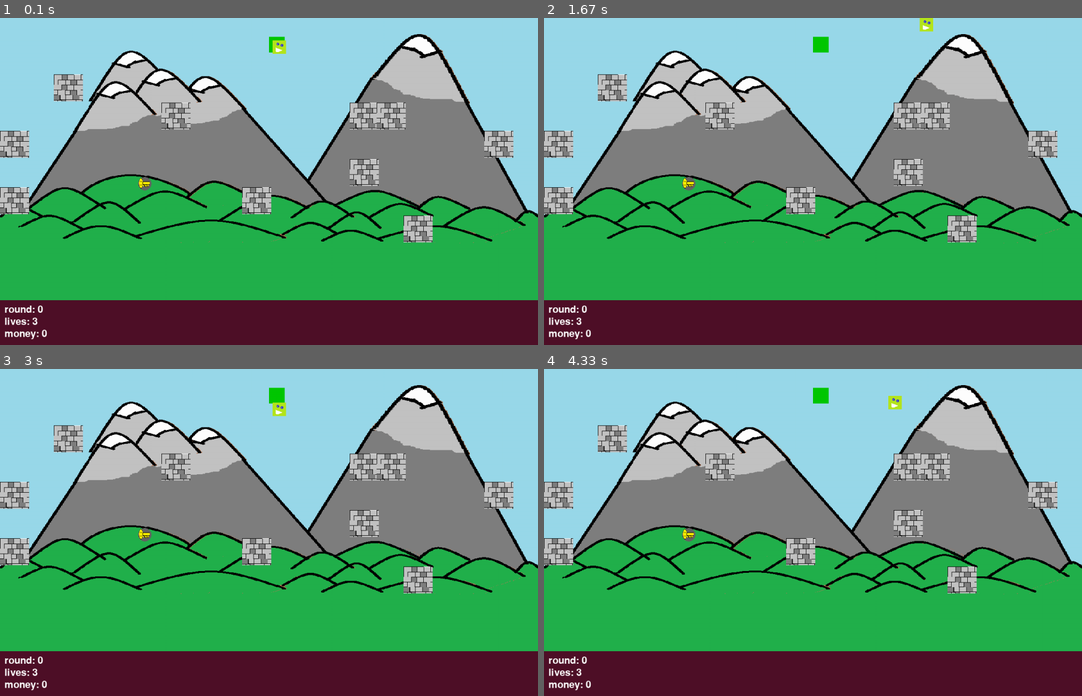
Above: before the commit, frames 1-4 (two rows, left to right).
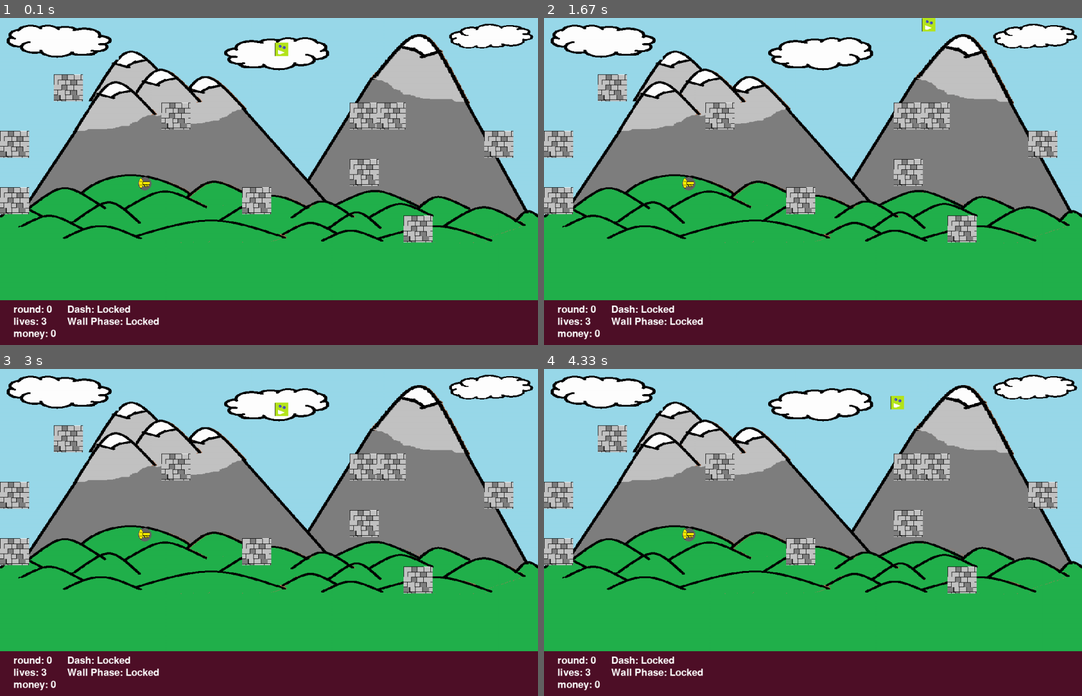
Above: after the commit, the same moments.

Repository: busyuser15/Pygame
Game: pygame game, started from backup.py
Same seed, same stepped clock (60 frames per second), same inputs: the game is played once before the commit and once after it.
Inputs:
- Up to frame 1 (0.1 s): no input
- Up to frame 2 (1.67 s): hold Right 0.33-0.8 s; hold Up 0.83-1.13 s; hold Right 1.17-1.63 s
- Up to frame 3 (3 s): hold Left 1.67-2.2 s; hold Down 2.23-2.53 s; hold Left 2.57-2.97 s
- Up to frame 4 (4.33 s): hold Up 3-3.37 s; hold Right 3.4-4.03 s; hold Down from 4.07 s (still down)

The runs differ from the first frame. In frame 1, 4.7% of the frame differs, in the area x 0-100%, y 1-99%; in frame 2, 4.8%; in frame 3, 4.7%; in frame 4, 4.8%.

Commit message:
added message here

Diff:
--- a/backup.py
+++ b/backup.py
@@ -15,6 +15,9 @@
 score = 0
 
 #images
+Exit_Image =  pygame.image.load('Exit.png').convert()
+Exit_Image = pygame.transform.scale(Exit_Image, (55, 55))
+
 Background_image = pygame.image.load('Background.png').convert()
 Background_image = pygame.transform.scale(Background_image, (Game_Screen_width, Game_Screen_height))
 
@@ -198,7 +201,7 @@
         return
 
 class Base:
-    def __init__(self,x,y,red, green, blue, size = 35):
+    def __init__(self,x,y,red, green, blue, size = 55):
         self.size = size
         self.rect = pygame.Rect(x, y, size, size)
         self.color = (red , green, blue )
@@ -206,6 +209,8 @@
 
     def draw(self, surface):
         pygame.draw.rect(surface, self.color, self.rect)
+        screen.blit(Exit_Image, self.rect.topleft)
+
 
 class Stall(Base):
     def __init__(self,x,y,price,text, red = 150 , green= 75, blue = 0, size = 75):
@@ -217,10 +222,22 @@
         self.size = size
         self.rect = pygame.Rect(x, y, size, size)
         self.text= text
+        self.holder = pygame.Rect(self.rect.x, (self.rect.y + self.size + 5), 120,30)
+
 
     def draw(self, surface):
         pygame.draw.rect(surface, self.color, self.rect)
         screen.blit(Shop_image, self.rect.topleft)
+
+        font = pygame.font.SysFont(None, 16)
+        y = self.rect.y + self.size + 5
+        pygame.draw.rect(surface,(255,255,255), self.holder)
+
+        textholder = font.render(self.text, True, (0, 0, 0))
+        screen.blit(textholder, self.holder.topleft)
+
+
+
 
 
 class Wall:
@@ -350,7 +367,7 @@
     def generate(self):
         self.stalls = []
         self.Home = Base(Game_Screen_width //2, Game_Screen_height //2,0, 200, 0)
-        self.End = Base(Game_Screen_width //2, Game_Screen_height - (Game_Screen_height //15),200, 0, 0)
+        self.End = Base(Game_Screen_width //2, Game_Screen_height - (Game_Screen_height //13),200, 0, 0)
         self.LivesUp = Stall(30, (Game_Screen_height //4),3,"LivesUp - 3 gold")
         self.Invis = Stall(30, (Game_Screen_height //4) * 2,8,"Wall Phase - 8 gold")
         self.SpeedUp = Stall(30, (Game_Screen_height //4) * 3,2,"Speed boost - 2 gold")
@@ -414,23 +431,21 @@
                 stall.curTime = pygame.time.get_ticks()
                 if stall.IntTime == 0:
                     stall.IntTime = pygame.time.get_ticks()
+                print((stall.curTime )/(stall.IntTime+2000 - pygame.time.get_ticks()))
             else:
                 stall.IntTime = 0
                 stall.Newtime = 0
                 stall.curTime = 0
 
             if stall.curTime - 2000 > stall.IntTime and stall.IntTime != 0:
+
                     stall.bought = True
                     print(f"bought {stall}")
                     stall.IntTime = 0
                     stall.Newtime = 0
                     stall.curTime = 0
                     print(self.LivesUp.bought)
-        #for stall in self.stalls:
-        #    if stall.bought and arena_current.player.money >= stall.price:
-        #        stall.activate()
-        #        stall.bought = False
-        #        arena_current.player.money -= stall.price
+
 
         if self.LivesUp.bought and arena_current.player.money >= 3:
             arena_current.player.lives += 1
@@ -521,16 +536,31 @@
 
     def update_hud(self):
         font = pygame.font.SysFont(None, 32)
+        if self.player.dash:
+            dash_display = self.player.dashCooldown
+        else:
+            dash_display = "Locked"
+
+        if self.player.invis:
+            invis_display = "Unlocked"
+        else:
+            invis_display = "Locked"
+
         lines = [
             f"round: {self.difficulty}",
             f"lives: {self.player.lives}",
-            f"money: {self.player.money}"
+            f"money: {self.player.money}",
+            f"Dash: {dash_display}",
+            f"Wall Phase: {invis_display}"
         ]
 
-        y = Game_Screen_height + 10
-        for line in lines:
-            textholder = font.render(line, True, (255, 255, 255))  # Only render once!
-            screen.blit(textholder, (hud.left + 10, y))  # Use (x, y) position for each line
+        x = -90
+        for i in range(len(lines)):
+            if i%3 == 0:
+                y = Game_Screen_height + 10
+                x = x + 120
+            textholder = font.render(lines[i], True, (255, 255, 255))  # Only render once!
+            screen.blit(textholder, (hud.left + x, y))  # Use (x, y) position for each line
             y += font.get_height() + 5
             #hud.blit(some_icon, (10, 10))
 
@@ -559,8 +589,6 @@
 
 
     def generate(self):
-
-
         #creating home and end bases
         self.Home = Base(Game_Screen_width //2, Game_Screen_height //15,0, 200, 0)
         self.End = Base(Game_Screen_width //2, Game_Screen_height - (Game_Screen_height //15),200, 0, 0)
@@ -579,7 +607,6 @@
 
         #Generate key
         self.Generate_key()
-
         #based on difficulty create sliders/bouncers/hunters
         if self.difficulty > 0 and self.passed == True:
             if self.difficulty % 4 == 0 or self.difficulty % 5 == 0:
@@ -649,7 +676,7 @@
                 self.money.draw(screen)
                 self.money.delete()
 
-        self.Home.draw(screen)
+        #self.Home.draw(screen)
         if self.unlocked:
             self.End.draw(screen)
         for wall in self.walls:
@@ -835,6 +862,10 @@
             while (EndTime + 500)> pygame.time.get_ticks():
                 print(self.player.money)
             return 1
+
+
+#class BossArena():
+
 class Maze():
     def __init__(self):
         pi = 3.14
@@ -895,7 +926,7 @@
         self.End = Base(Game_Screen_width //2, Game_Screen_height - (Game_Screen_height //15),200, 0, 0)
         player_Start_x = (Game_Screen_width //2)+ (self.Home.size //4)
         player_Start_y = (Game_Screen_height //15)+(self.Home.size //4)
-        arena_current.player.rect.x, arena_current.player.rect.y = 100,100#player_Start_x,player_Start_y
+        arena_current.player.rect.x, arena_current.player.rect.y = player_Start_x,player_Start_y #player_Start_x,player_Start_y
         self.walls = self.generate_walls()
 
     def update_walls(self):
@@ -909,7 +940,6 @@
                 self.walls.remove(wall)
 
     def update(self):
-        print(arena_current.keyPress)
         if arena_current.keyPress == True:
             self.update_walls()
         old_y = arena_current.player.rect.y
@@ -924,14 +954,12 @@
             arena_current.keyPress = True
             arena_current.player.rect.y += arena_current.player.speed
 
-        #print("end of movement y", arena_current.player.rect.y)
 
         for wall in self.walls:
             if arena_current.player.colliderect(wall.rect):
                 arena_current.player.rect.y = old_y  # Undo horizontal movement
                 break
         old_x = arena_current.player.rect.x
-        #print("old x", old_x)
 
 
 
@@ -955,10 +983,6 @@
             else:
                 arena_current.player.rect.x += arena_current.player.speed
 
-
-        #print("end of movement x", arena_current.player.rect.x)
-
-
         if arena_current.player.dashCooldown > 0:
                 arena_current.player.dashCooldown = -pygame.time.get_ticks() + (arena_current.player.Time_Used + arena_current.player.dashDelay)
 
@@ -975,16 +999,13 @@
                 return 0
 
         if arena_current.player.colliderect(self.End):
-            print(9)
+            arena_current.difficulty +=1
             return 1
 
         #creating boundaryies for walls y-axis
 
 
         self.playerLims(old_x,old_y)
-        #print("after lims y", arena_current.player.rect.y)
-
-
 
 init = True
 arena_current = Arena(0)
Binary file changed: Background.png
Binary file added: Exit.png
Binary file changed: Player.png
